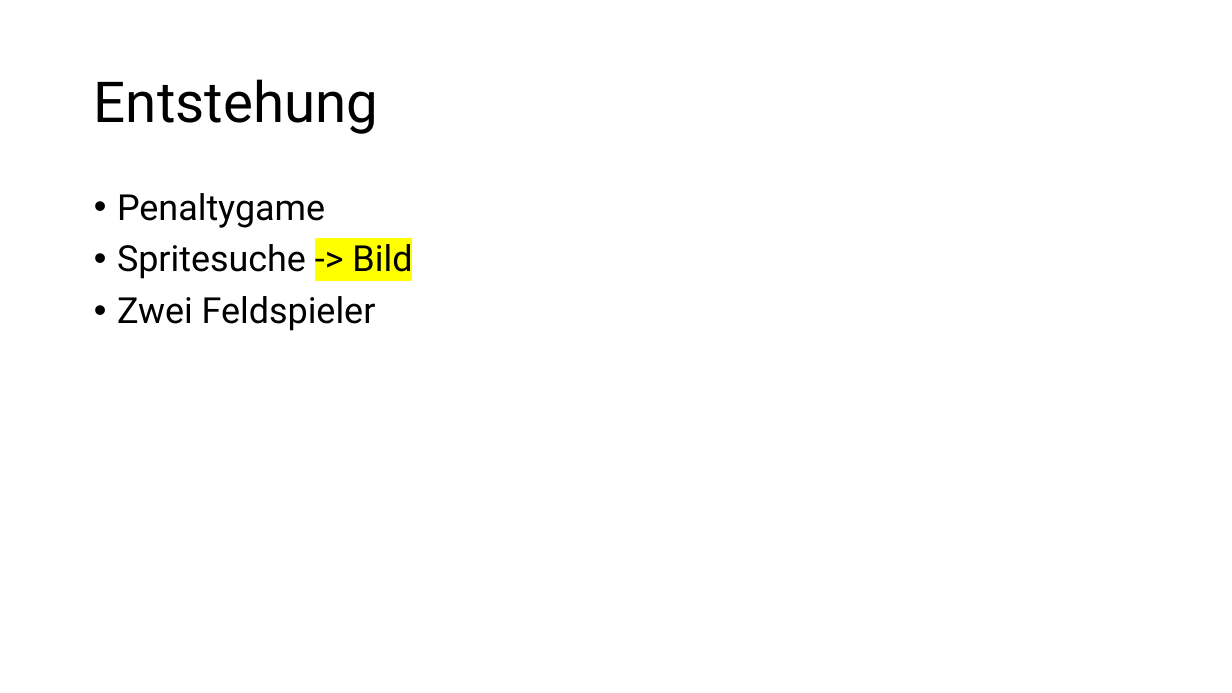
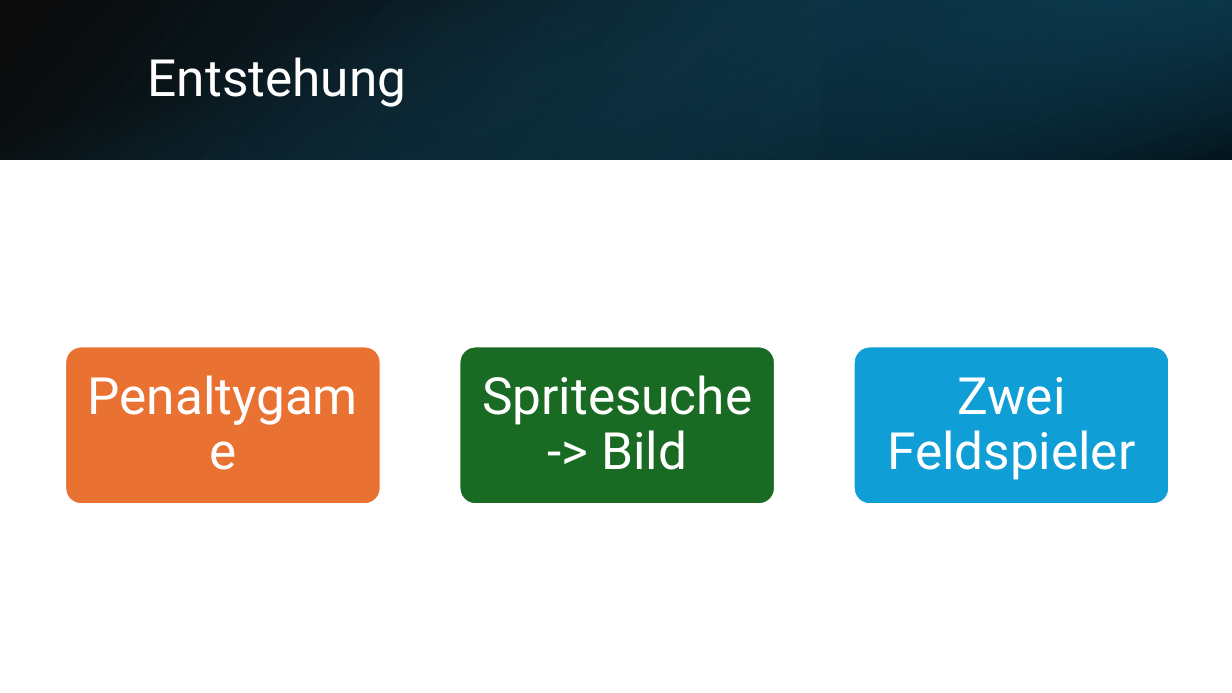
Before and after one commit to Vukurou/DEWEB, a slide deck: slide 3 of DEWEB-Präsentation_Julian Schwarz.pptx. Drawn at 1232x693 pixels with LibreOffice and Linux fonts; fonts in the diff are those of the drawing. Boxes give left, top, right and bottom in pixels: in the first picture for what was removed or moved away, otherwise in the second. Text is boxed around its words. In the diff, an @@ line names an element or a change of style, - is before the commit and + after.

```diff
--- a/DEWEB-Präsentation_Julian Schwarz.pptx
+++ b/DEWEB-Präsentation_Julian Schwarz.pptx
@@ rectangle added at (0, 0, 1232, 159), fill gradient #000000 to #104862 @@
@@ rectangle added at (0, 0, 1232, 159), fill gradient #156082 to #000000 @@
@@ rectangle added at (822, 0, 1232, 159), fill gradient #0B3041 to #156082 @@
@@ title "Entstehung": place and size @@
-title "Entstehung" at (94, 79, 378, 134)
+title "Entstehung" at (148, 57, 406, 107)
@@ title "Entstehung" at (148, 57, 406, 107): size 44 to 40 pt, text colour #000000 to #FFFFFF @@
@@ text removed at (117, 193, 412, 331) @@
-• Penaltygame
-• Spritesuche -> Bild
-• Zwei Feldspieler
@@ group added at (66, 347, 1169, 505): 3 rounded rectangles, 3 texts @@
+Penaltygame
+Spritesuche -> Bild
+Zwei Feldspieler
```
Also in this commit, not shown: 5 other slides changed, 1 slide added, 1 slide removed, 6 other files.
